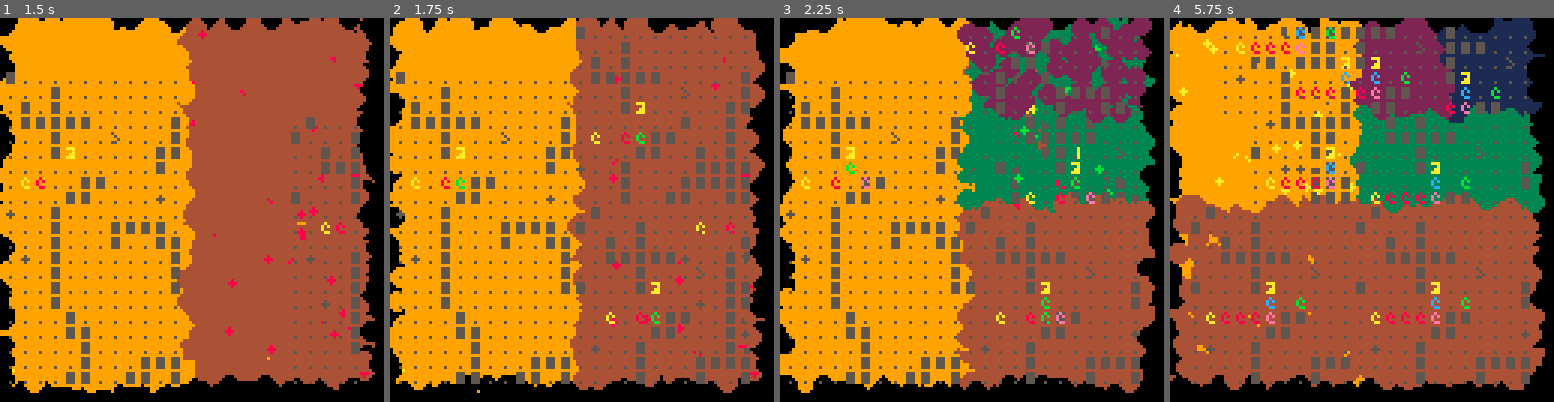
Above: before the commit, frames 1-4 (left to right).
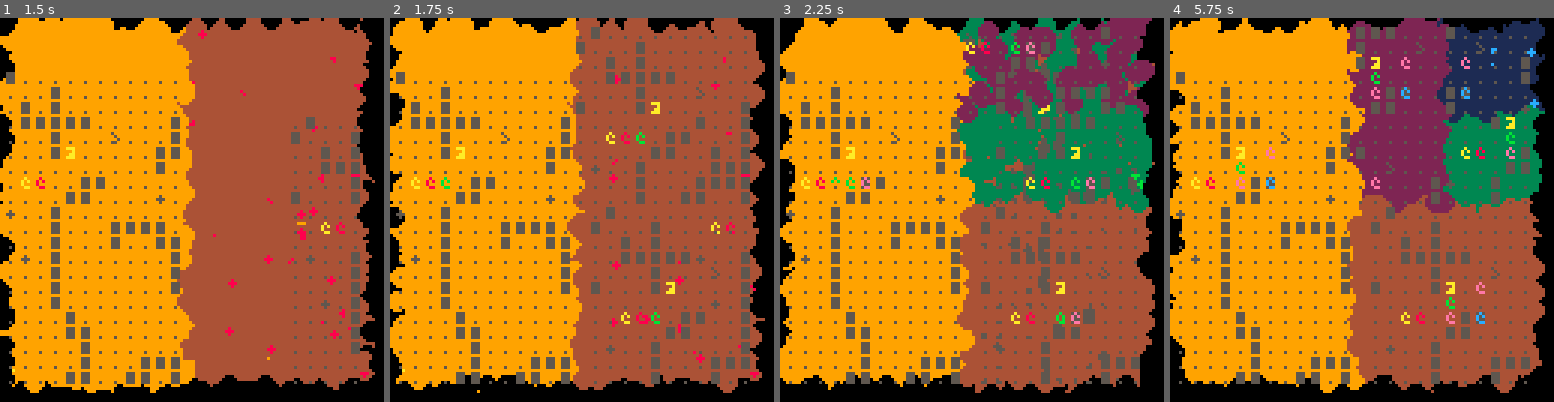
Above: after the commit, the same moments.

Repository: cpiod/blob-blob-blob
Game: PICO-8 cartridge blob.p8
The game is run twice, just before and just after one commit, with the same random seed, the same clock (stepped at 60 frames per second) and the same inputs.
Inputs:
- Up to frame 1 (1.5 s): tap X (X key) at 0.33, 1.07 s; tap O (Z key) at 0.7 s
- Up to frame 2 (1.75 s): hold Right from 1.6 s (still down); tap O (Z key) at 1.7 s
- Up to frame 3 (2.25 s): tap X (X key) at 1.85 s; release Right at 2.1 s; tap O (Z key) at 2.1 s; hold Up from 2.15 s (still down)
- Up to frame 4 (5.75 s): release Up at 2.42 s; hold Right 2.47-3.03 s; tap O (Z key) every 0.4 s from 2.5 to 5.7 s; tap X (X key) at 2.97, 4.08, 5.2 s; hold Left 3.08-3.58 s; hold Down 3.63-3.97 s; hold Right 4.02-4.68 s; hold Up 4.73-5.03 s; hold Left 5.08-5.68 s; hold Down from 5.73 s (still down)

Frame 1 is identical in both runs. In frame 2, 6.6% of the frame differs, in the area x 9-94%, y 2-96%; in frame 3, 15%; in frame 4, 40%, in the area x 0-98%, y 0-98%.

Commit message:
Player input redone

Diff:
--- a/blob.p8
+++ b/blob.p8
@@ -119,44 +119,36 @@
 -- update
 
 function _update()
+ update_input()
  player_input()
 end
 
-function player_input()
- local p=current_blob.pos
- local x,y=p.x,p.y
- local move=false
- if(btnp(➡️)) x=p.x+1
- if(btnp(⬅️)) x=p.x-1
- if(btnp(⬆️)) y=p.y-1
- if(btnp(⬇️)) y=p.y+1
- if(x!=p.x or y!=p.y)	try_move(x,y,p)
-
- if(btnp(❎)) change_focus()
- if btnp(🅾️) then
-  if current_blob.last-current_blob.first>4 then
-   split_blob()
-  end
- end
-
-end
-
-function try_move(x,y,p)
+function try_move(x,y,p,pressed,short,long)
  -- wall?
  if(not fget(mget(x,y),0)) return
  e=check_collision(x,y)
  -- collision
  if e then
   if e.blob then
-   merge(e)
+   if pressed or short then
+    shake=5
+    whoshake={e,current_blob}
+    return
+   elseif long then
+    merge(e)
+   else
+    assert(false)
+   end
   else -- not a blob
    return
   end
  end
  -- successful move
- p.x=x
- p.y=y
- update_tiles()
+ if short or long then
+  p.x=x
+  p.y=y
+  update_tiles()
+ end
 
 end
 
@@ -244,12 +236,15 @@
 [9]="\^:0007050704000000",}
 
 skip=0
+shake=0
+whoshake={}
 
 function _draw()
  skip+=1
  skip%=2
  if(skip==0) dithering()
 
+	if(shake>0) shake-=1
 	-- tiles
 	for x=0,23 do
 	 for y=0,23 do
@@ -262,11 +257,17 @@
     if(m!=0) then
 	    local sx=hx+5*x
 	    local sy=hy+5*y
+	    if shake>0 then
+	     local b=tiles[i].b
+      if b==whoshake[1] or b==whoshake[2] then
+       sx+=rnd(2)-1
+       sy+=rnd(2)-1
+      end
+					end
 	 	  ?render_chars[10+m],sx,sy,5
 	    for e in all(ents) do
 	     local p=rawget(e,"pos")
-	     if p!=nil and mx==p.x
-	      and my==p.y then
+	     if p!=nil and mx==p.x and my==p.y then
 	      ?render_chars[rawget(e,"render").char],sx,sy,class_attr[rawget(e,"class").c].c1
 	     end
 	    end
@@ -351,7 +352,7 @@
   for dx=0,2 do
    for dy=0,2 do
     local i=(cx+dx)+(cy+dy)*24
-    tiles[i]={x=x+dx,y=y+dy}
+    tiles[i]={x=x+dx,y=y+dy,b=b}
    end
   end
  end
@@ -383,6 +384,54 @@
  e+=cmp("class",{c=0})
  e+=cmp("render",{char=e.hp})
  add(ents,e)
+end
+-->8
+--input
+
+input={[0]=0,0,0,0,0,0}
+short={[0]=false,false,false,false,false,false}
+long={[0]=false,false,false,false,false,false}
+dir={[0]={-1,0},{1,0},{0,-1},{0,1}}
+
+function update_input()
+ for i=0,5 do
+  -- should have been consumed
+  short[i]=false
+  long[i]=false
+  if btn(i) then
+   if(input[i]>=0) input[i]+=1
+   if input[i]==20 then
+    long[i]=true
+    input[i]=0
+   end
+  else -- release
+   if input[i]>0 then
+    short[i]=true
+   end
+   input[i]=0
+  end
+ end
+end
+
+function player_input()
+ local p=current_blob.pos
+ local x,y=p.x,p.y
+ local move=false
+ for i=0,3 do
+  if short[i] or long[i] or input[i]>0 then
+   x=p.x+dir[i][1]
+   y=p.y+dir[i][2]
+   try_move(x,y,p,input[i]>0,short[i],long[i])
+  end
+ end
+
+ if(btnp(❎)) change_focus()
+ if btnp(🅾️) then
+  if current_blob.last-current_blob.first>4 then
+   split_blob()
+  end
+ end
+
 end
 __gfx__
 00000000000000000000000000000000000000000000000000000000000000000000000000000000000000000000000000000000000000000000000000000000
